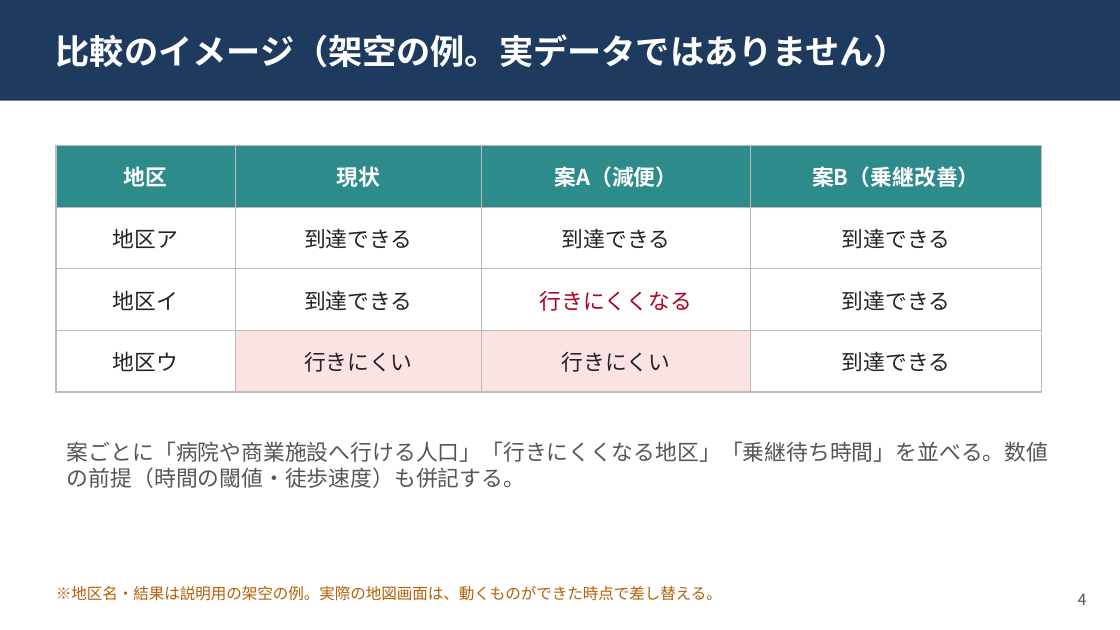
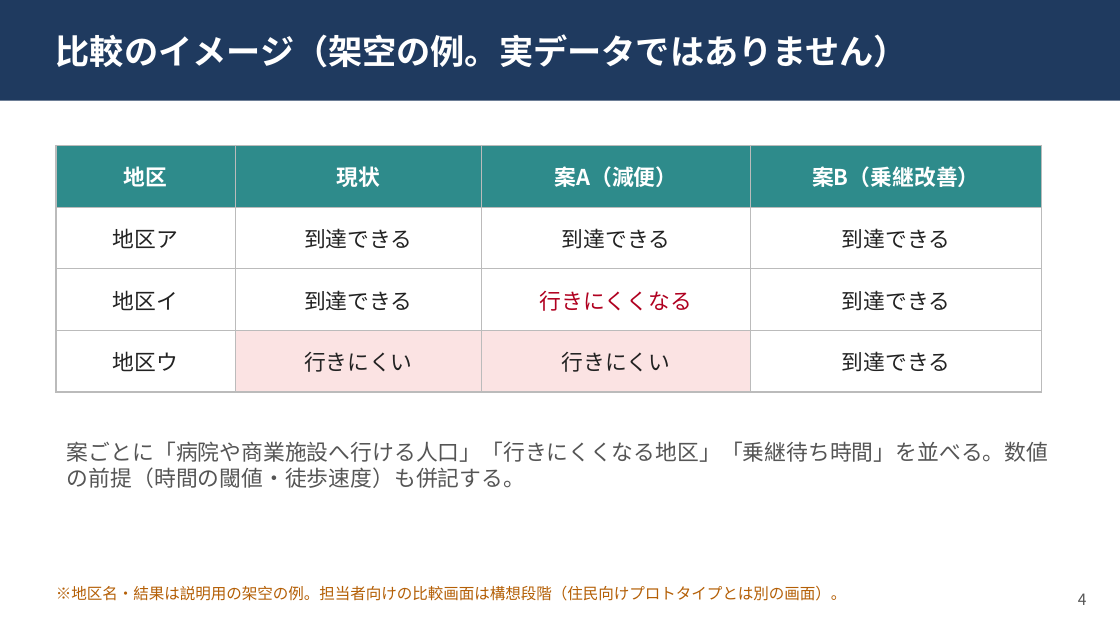
Before and after one commit to sota1111/geo-campaign-2026, a slide deck: slide 4 of contests/ichibiz-2026/submission/business/supplement/supplement.pptx. Drawn at 1120x630 pixels with LibreOffice and Linux fonts; fonts in the diff are those of the drawing. Boxes give left, top, right and bottom in pixels: in the first picture for what was removed or moved away, otherwise in the second. Text is boxed around its words. In the diff, an @@ line names an element or a change of style, - is before the commit and + after.

```diff
--- a/contests/ichibiz-2026/submission/business/supplement/supplement.pptx
+++ b/contests/ichibiz-2026/submission/business/supplement/supplement.pptx
@@ text at bbox=[56, 586, 847, 601]: text changed @@
-※地区名・結果は説明用の架空の例。実際の地図画面は、動くものができた時点で差し替える。
+※地区名・結果は説明用の架空の例。担当者向けの比較画面は構想段階（住民向けプロトタイプとは別の画面）。
```
Also in this commit, not shown: 2 other slides changed, 18 other files.
